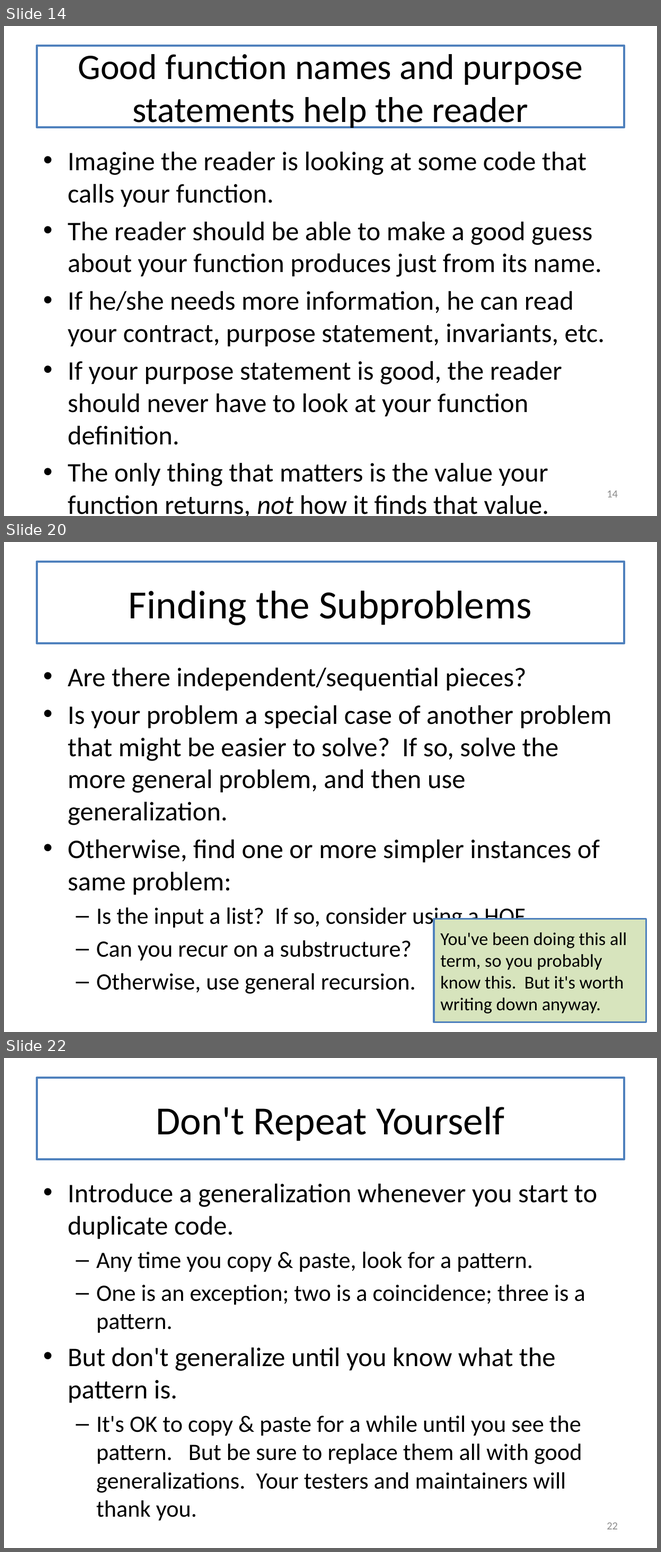
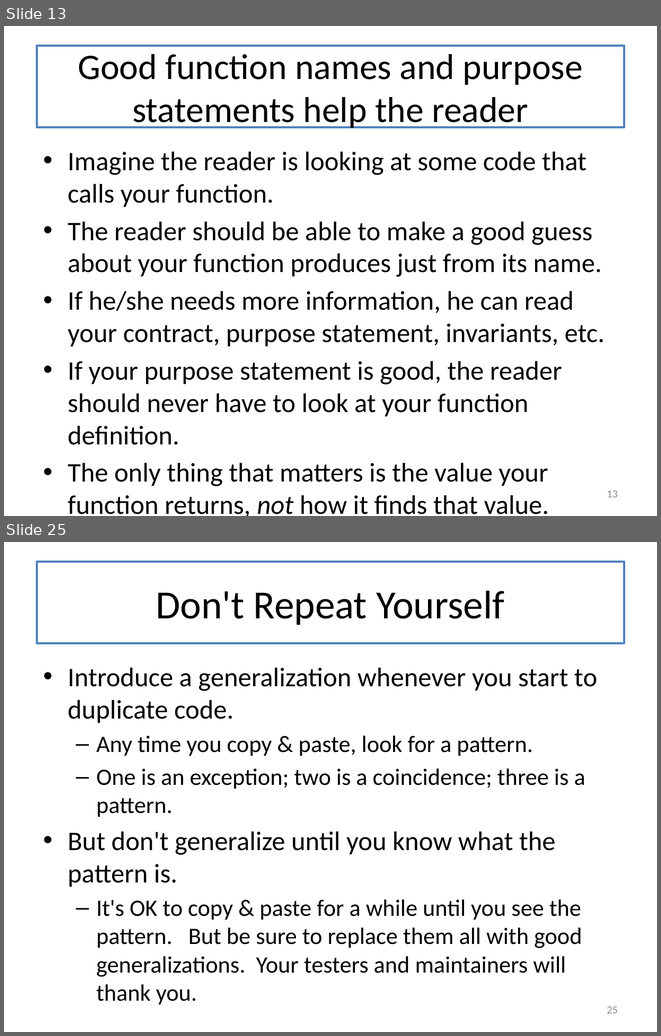
Before and after one commit to mwand/cs5010f16, a slide deck: Slides/Lesson 12.1 The Last Lecture.pptx. Shown one above the other, each under a label of ours: slides 14, 20 and 22 before the commit, slides 13 and 25 after it; the slides between them are not shown. The pictures are 661x1552 and 661x1036 pixels, drawn with LibreOffice and Linux fonts; fonts in the diff are those of the drawing. Boxes give left, top, right and bottom in pixels: in the first picture for what was removed or moved away, otherwise in the second. Text is boxed around its words. In the diff, an @@ line names an element or a change of style, - is before the commit and + after.

```diff
--- a/Slides/Lesson 12.1 The Last Lecture.pptx
+++ b/Slides/Lesson 12.1 The Last Lecture.pptx
@@ slide 20 removed at [4, 542, 657, 1032], background #FFFFFF @@
@@ title removed at [37, 562, 624, 643] @@
-Finding the Subproblems
@@ text removed at [68, 668, 612, 990] @@
-• Are there independent/sequential pieces?
-  • Is your problem a special case of another problem that might be easier to solve? If so, solve the more general problem, and then use generalization.
-• Otherwise, find one or more simpler instances of same problem:
-  – Is the input a list? If so, consider using a HOF.
-  – Can you recur on a substructure?
-  – Otherwise, use general recursion.
@@ rectangle removed at [434, 919, 646, 1022] @@
-You've been doing this all term, so you probably know this. But it's worth writing down anyway.
@@ what was slide 14 is now slide 13 @@
@@ page number at [607, 490, 618, 497]: text changed @@
-14
+13
@@ what was slide 22 is now slide 25 @@
@@ page number at [607, 1006, 618, 1013]: text changed @@
-22
+25
```
Also in this commit, not shown: 11 slides changed, 5 slides added, 2 other slides removed.
